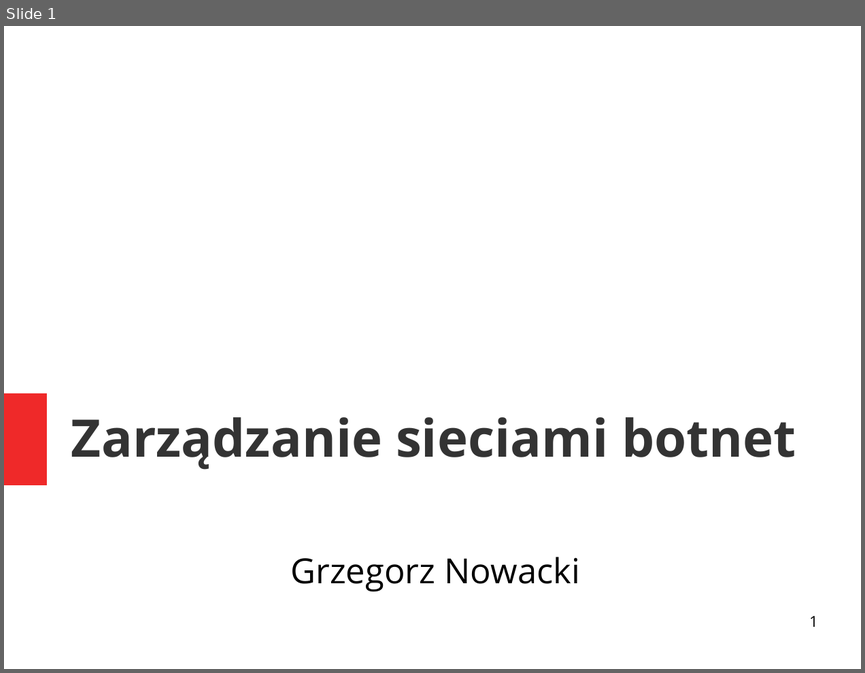
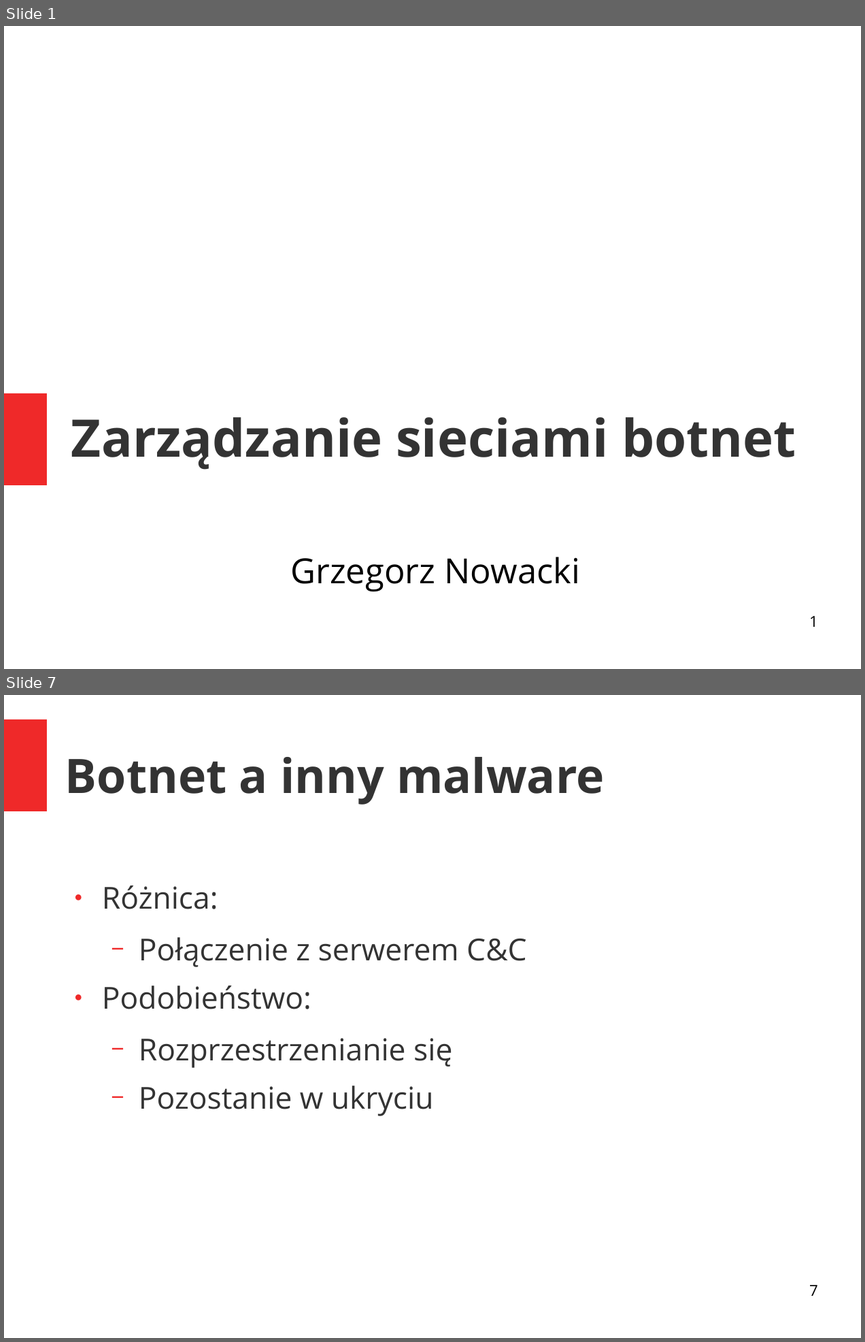
Before and after one commit to grzegorznowacki/Botnets, a slide deck: prezentacja.odp. Shown one above the other, each under a label of ours: slide 1 before the commit, slides 1 and 7 after it; the slides between them are not shown. The pictures are 865x673 and 865x1342 pixels, drawn with LibreOffice and Linux fonts; fonts in the diff are those of the drawing. Boxes give left, top, right and bottom in pixels: in the first picture for what was removed or moved away, otherwise in the second. Text is boxed around its words. In the diff, an @@ line names an element or a change of style, - is before the commit and + after.

```diff
--- a/prezentacja.odp
+++ b/prezentacja.odp
@@ slide 7 added at <box>4,695,861,1338</box>, background #FFFFFF @@
@@ rectangle added at <box>4,719,47,811</box>, fill #EF2929 @@
@@ title added at <box>65,757,604,804</box>, 44 pt, text #333333, bold @@
+Botnet a inny malware
@@ text added at <box>102,885,526,1116</box>, 28 pt, text #333333 @@
+● Różnica:
+  − Połączenie z serwerem C&C
+● Podobieństwo:
+  − Rozprzestrzenianie się
+  − Pozostanie w ukryciu
@@ page number added at <box>809,1285,818,1295</box>, 14 pt, text #000000 @@
+7
```
Also in this commit, not shown: 47 other slides added, 1 slide removed.
